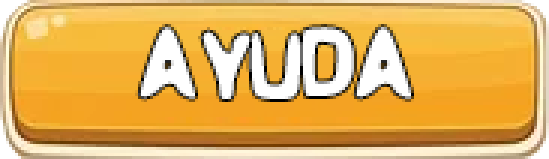
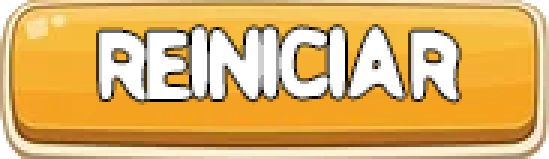
Revision of a layered 549×159 image; what changed, layer by layer:
added layer "reiniciar" above "Capa 3" over box(99, 27, 459, 102)
hid "AYUDA" over box(138, 27, 411, 99)
showed "Capa 1" over box(0, 0, 549, 159)
